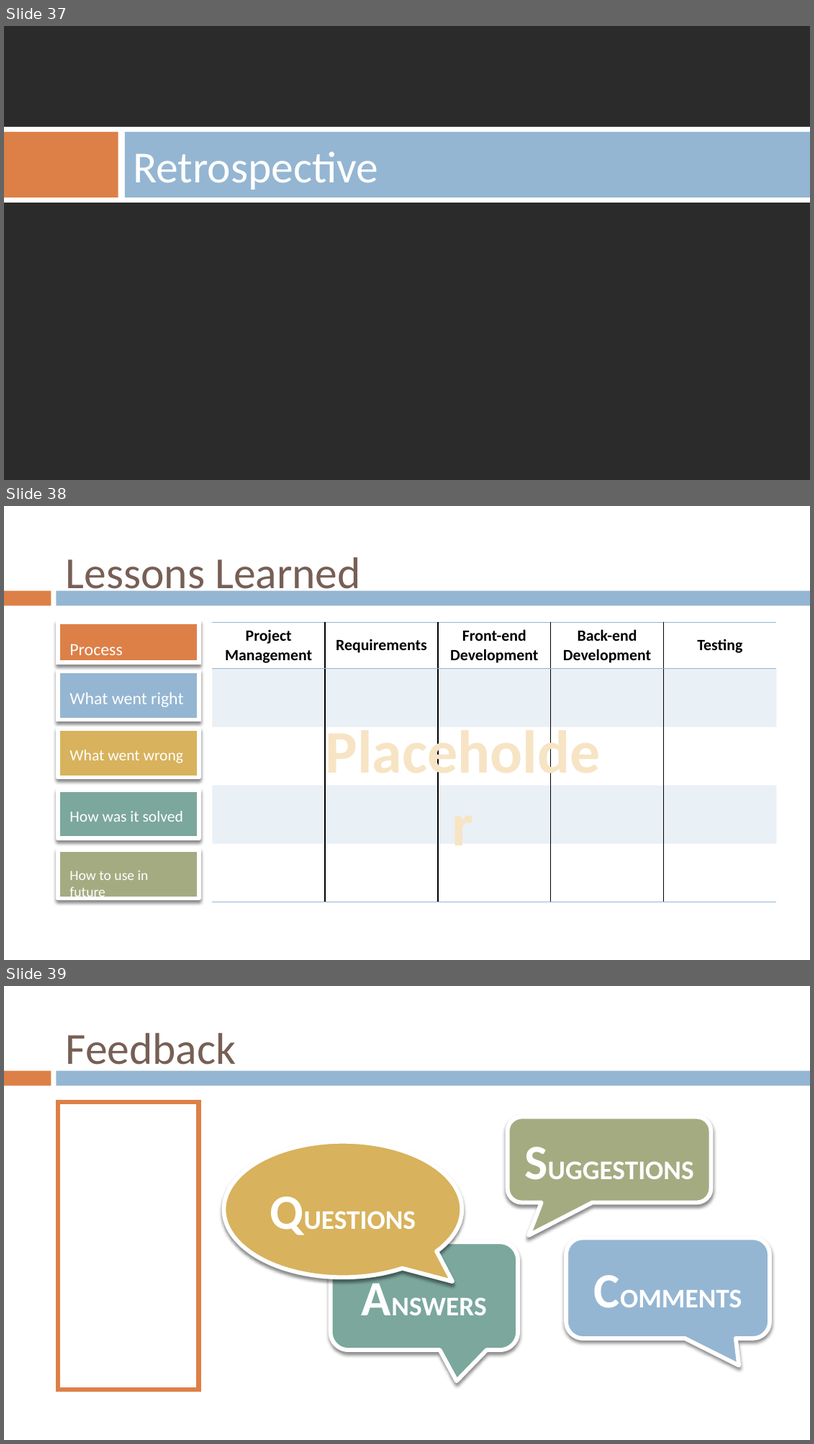
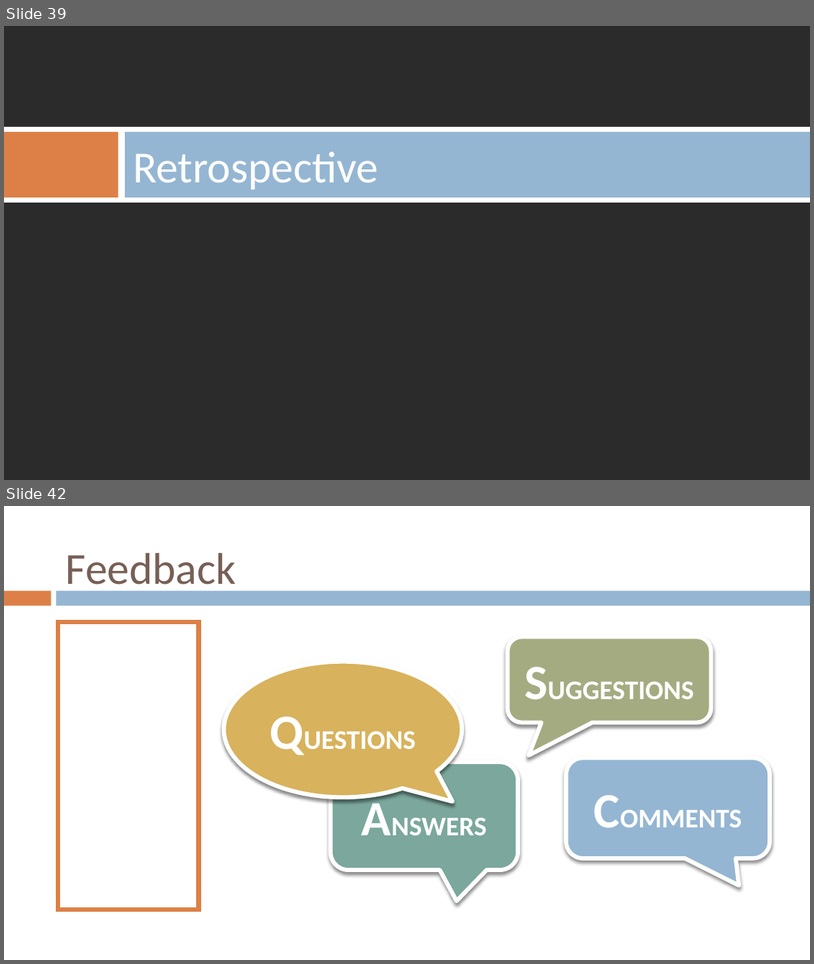
Before and after one commit to gvaccaro21/CS633---Term-Project, a slide deck: Final Presenation/CS_633_Zac3_term_project_report_FINAL_draft.pptx. Shown one above the other, each under a label of ours: slides 37, 38 and 39 before the commit, slides 39 and 42 after it; the slides between them are not shown. The pictures are 814x1444 and 814x964 pixels, drawn with LibreOffice and Linux fonts; fonts in the diff are those of the drawing; background and template pictures are left out; a plain dark background stands for a picture behind light text. Boxes give left, top, right and bottom in pixels: in the first picture for what was removed or moved away, otherwise in the second. Text is boxed around its words. In the diff, an @@ line names an element or a change of style, - is before the commit and + after.

```diff
--- a/Final Presenation/CS_633_Zac3_term_project_report_FINAL_draft.pptx
+++ b/Final Presenation/CS_633_Zac3_term_project_report_FINAL_draft.pptx
@@ slide 38 removed at [4, 506, 810, 960], background #FFFFFF; not listed: 2 template elements that a slide beside it also shows @@
@@ title removed at [66, 557, 361, 599] @@
-Lessons Learned
@@ rectangle removed at [58, 622, 199, 662] @@
-Process
@@ table removed at [212, 622, 777, 901], 5 rows, 5 columns @@
-Project Management | Requirements | Front-end Development | Back-end Development | Testing
- |  |  |  | 
- |  |  |  | 
- |  |  |  | 
- |  |  |  | 
@@ text removed at [58, 672, 199, 720] @@
-What went right
@@ text removed at [307, 708, 620, 790] @@
-Placeholder
@@ rectangle removed at [58, 728, 199, 777] @@
-What went wrong
@@ rectangle removed at [58, 790, 199, 838] @@
-How was it solved
@@ rectangle removed at [58, 849, 199, 898] @@
-How to use in future
@@ what was slide 37 is now slide 39 @@
@@ what was slide 39 is now slide 42 @@
```
Also in this commit, not shown: 15 slides changed, 4 slides added.
